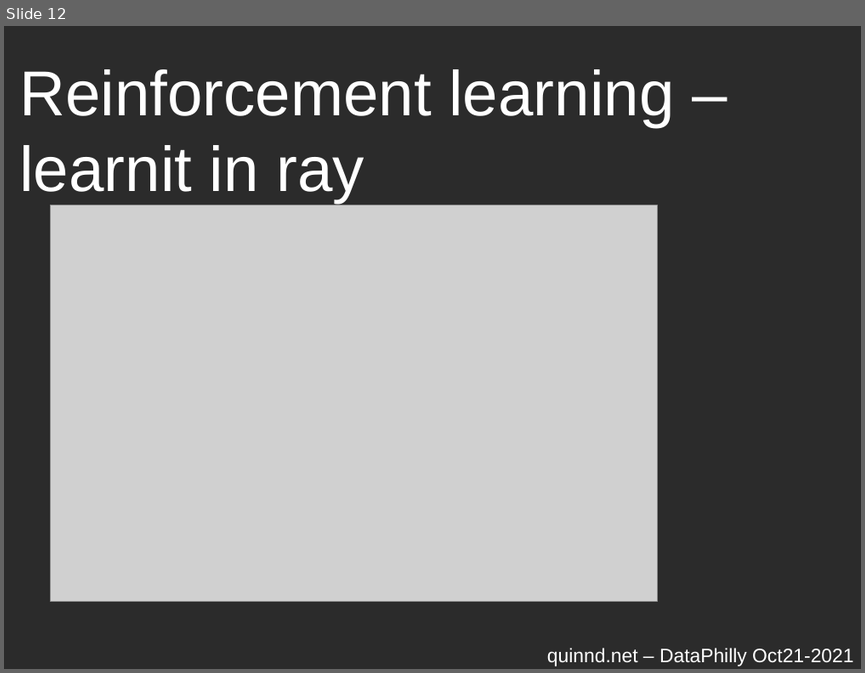
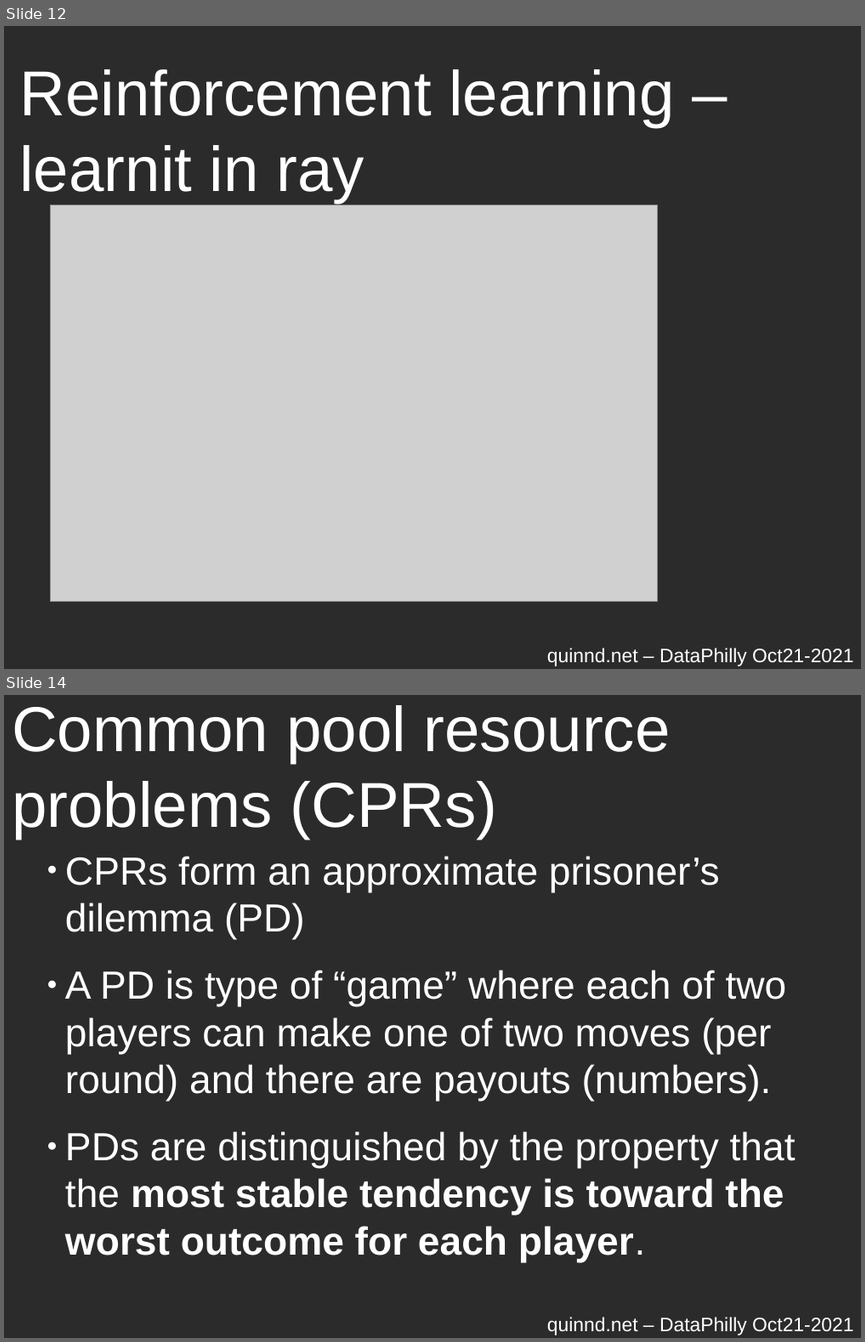
Before and after one commit to quinn-dougherty/marl-cpr-dataphilly-talk, a slide deck: marl-cpr-talk.odp. Shown one above the other, each under a label of ours: slide 12 before the commit, slides 12 and 14 after it; the slides between them are not shown. The pictures are 865x673 and 865x1342 pixels, drawn with LibreOffice and Linux fonts; fonts in the diff are those of the drawing; grey boxes stand for pictures; background and template pictures are left out; a plain dark background stands for a picture behind light text. Boxes give left, top, right and bottom in pixels: in the first picture for what was removed or moved away, otherwise in the second. Text is boxed around its words. In the diff, an @@ line names an element or a change of style, - is before the commit and + after.

```diff
--- a/marl-cpr-talk.odp
+++ b/marl-cpr-talk.odp
@@ slide 14 added at (x1=4, y1=695, x2=861, y2=1338), background picture (left out); not listed: 1 template element that a slide beside it also shows @@
@@ title added at (x1=12, y1=705, x2=670, y2=839), 58.7 pt, text #FFFFFF @@
+Common pool resource problems (CPRs)
@@ text added at (x1=65, y1=856, x2=795, y2=1214), 36.3 pt, text #FFFFFF @@
+● CPRs form an approximate prisoner’s dilemma (PD)
+● A PD is type of “game” where each of two players can make one of two moves (per round) and there are payouts (numbers).
+● PDs are distinguished by the property that the most stable tendency is toward the worst outcome for each player.
```
Also in this commit, not shown: 6 slides changed, 6 other slides added, 2 other files.
